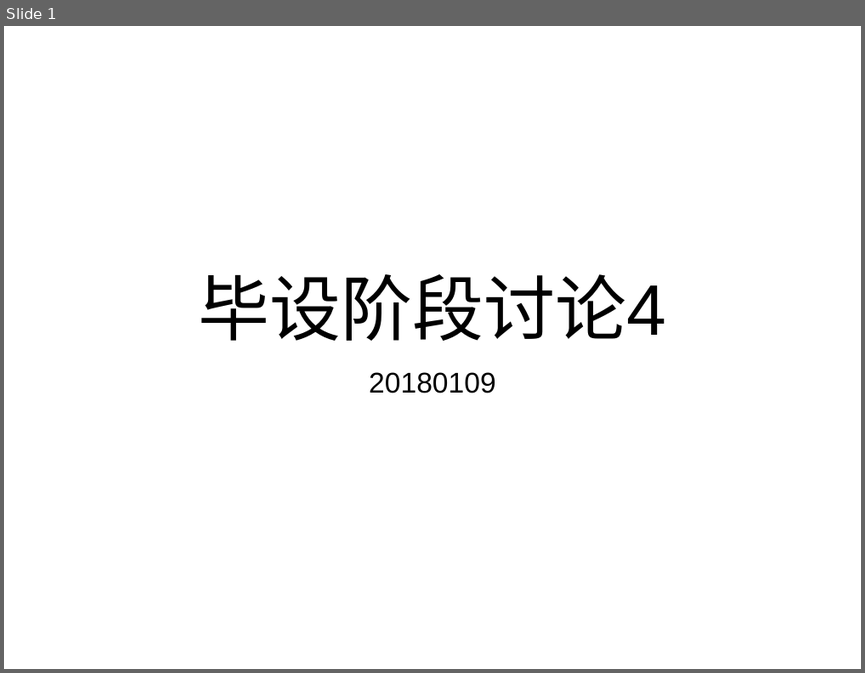
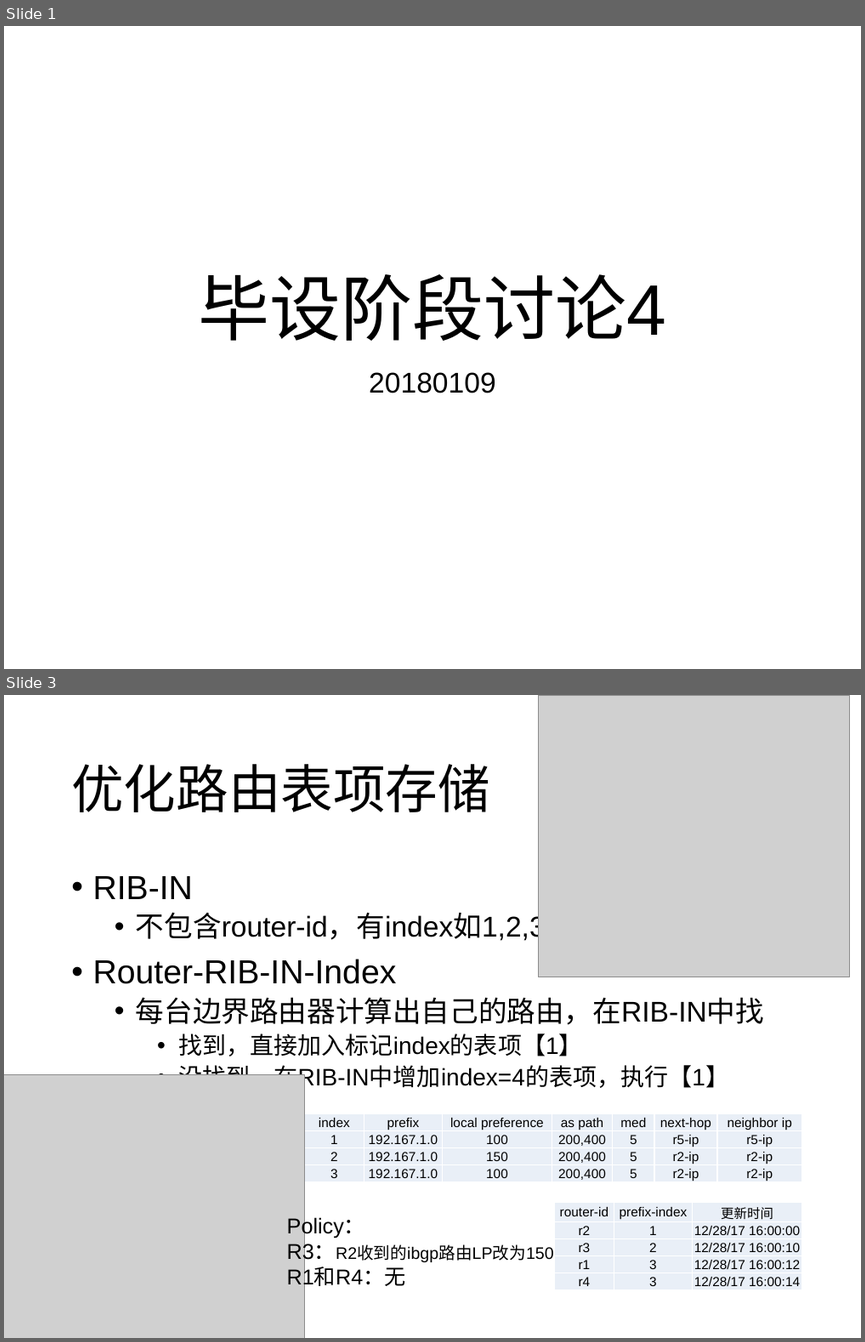
Before and after one commit to wangqing93/ibgp_exp, a slide deck: doc/毕设阶段讨论4.pptx. Shown one above the other, each under a label of ours: slide 1 before the commit, slides 1 and 3 after it; the slides between them are not shown. The pictures are 865x673 and 865x1342 pixels, drawn with LibreOffice and Linux fonts; fonts in the diff are those of the drawing; grey boxes stand for pictures. Boxes give left, top, right and bottom in pixels: in the first picture for what was removed or moved away, otherwise in the second. Text is boxed around its words. In the diff, an @@ line names an element or a change of style, - is before the commit and + after.

```diff
--- a/doc/毕设阶段讨论4.pptx
+++ b/doc/毕设阶段讨论4.pptx
@@ slide 3 added at (4, 695, 861, 1338), background #FFFFFF @@
@@ picture added at (538, 696, 849, 977) @@
@@ title added at (71, 764, 490, 812), 44 pt, text #000000 @@
+优化路由表项存储
@@ text added at (93, 876, 764, 1092), 24 pt, text #000000 @@
+• RIB-IN
+  • 不包含router-id，有index如1,2,3
+• Router-RIB-IN-Index
+  • 每台边界路由器计算出自己的路由，在RIB-IN中找
+    • 找到，直接加入标记index的表项【1】
+    • 没找到，在RIB-IN中增加index=4的表项，执行【1】
@@ picture added at (4, 1075, 305, 1338) @@
@@ table added at (305, 1114, 802, 1184), 4 rows, 7 columns @@
+index | prefix | local preference | as path | med | next-hop | neighbor ip
+1 | 192.167.1.0 | 100 | 200,400 | 5 | r5-ip | r5-ip
+2 | 192.167.1.0 | 150 | 200,400 | 5 | r2-ip | r2-ip
+3 | 192.167.1.0 | 100 | 200,400 | 5 | r2-ip | r2-ip
@@ table added at (554, 1202, 801, 1289), 5 rows, 3 columns @@
+router-id | prefix-index | 更新时间
+r2 | 1 | 12/28/17 16:00:00
+r3 | 2 | 12/28/17 16:00:10
+r1 | 3 | 12/28/17 16:00:12
+r4 | 3 | 12/28/17 16:00:14
@@ text added at (287, 1216, 406, 1289), 14 pt, text #000000 @@
+Policy：
+R3：R2收到的ibgp路由LP改为150
+R1和R4：无
```
Also in this commit, not shown: 9 slides changed, 4 other slides added, 2 slides removed.
